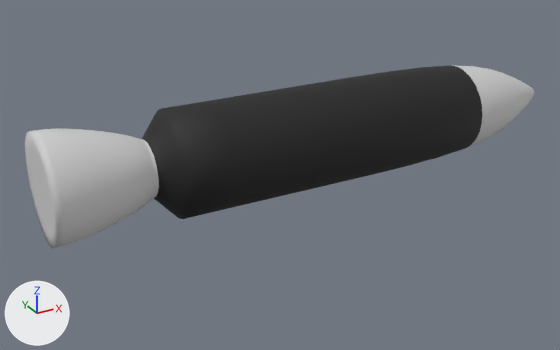
Two versions of the OBJ model models/Rocket.obj, one commit apart.
Rendered twice from a 50 mm lens placed at (-0.126, -1.006, 0.447), pointed at (0.435, 0.012, -0.063). The axes (+X, +Y, +Z) are drawn at lower left. The lights are the same throughout. Where no turn or scale is listed for an object, it has been applied to the vertices.
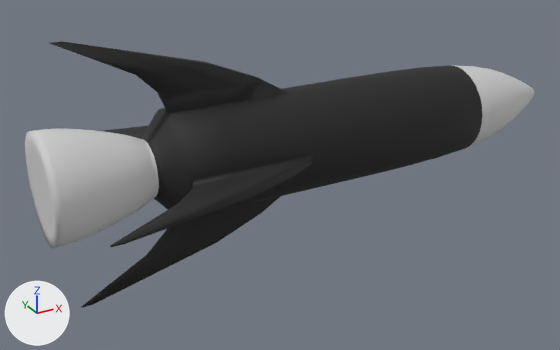
Location of each change, [x1, y1, x2, y2] in pixels of the pictures (560 x 350 px):
'Object', reshaped (45% taller): before [25, 65, 534, 249]; after [25, 41, 534, 308]
part 1 of me_object, added (black): after [50, 41, 351, 308]

What changed in the scene script:
```text
Change me_object:
    used by ob_object; location = (0.0, 0.0, 0.0)
    remove me_object.from_pydata(...)  # 4866 vertices, 4864 faces; spans x 0.053..0.975, y -0.083..0.083, z -0.083..0.083
    add me_object.from_pydata(...)  # 5088 vertices, 5080 faces; spans x 0.053..0.975, y -0.201..0.201, z -0.201..0.201
    me_object part 1: 222 vertices added at x 0.089..0.437, y -0.201..0.201, z -0.201..0.201
```
